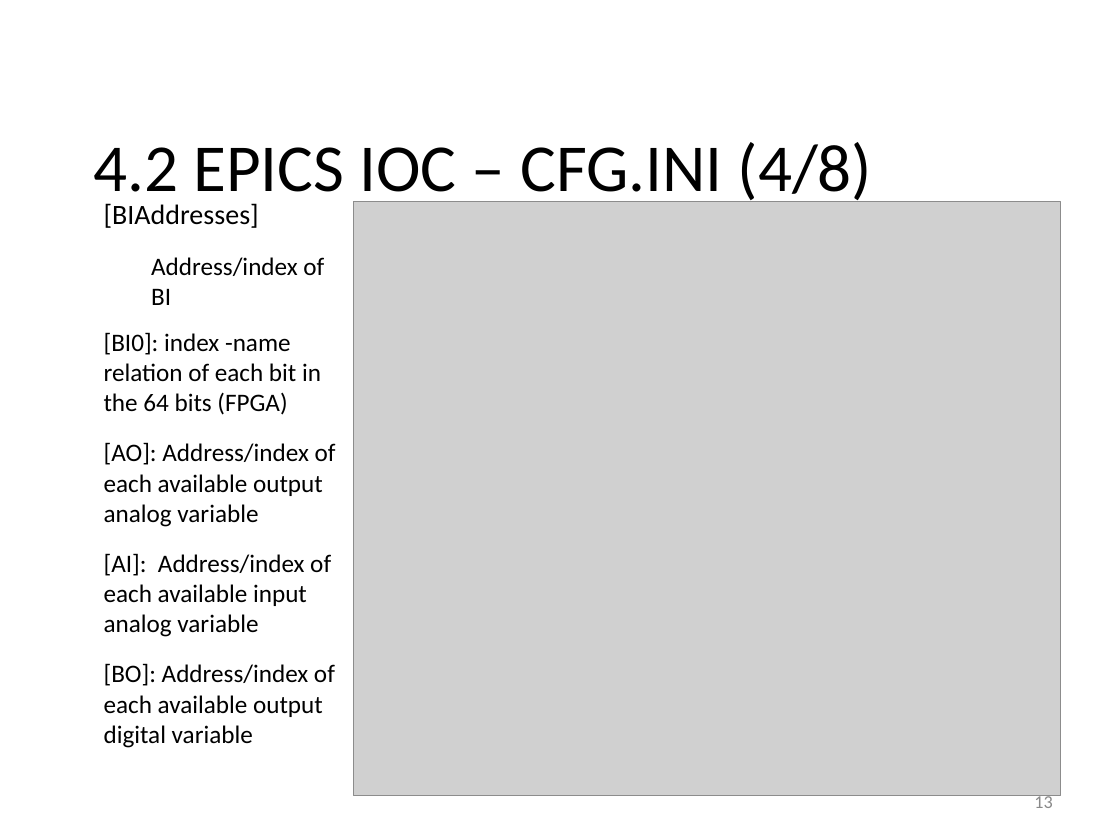
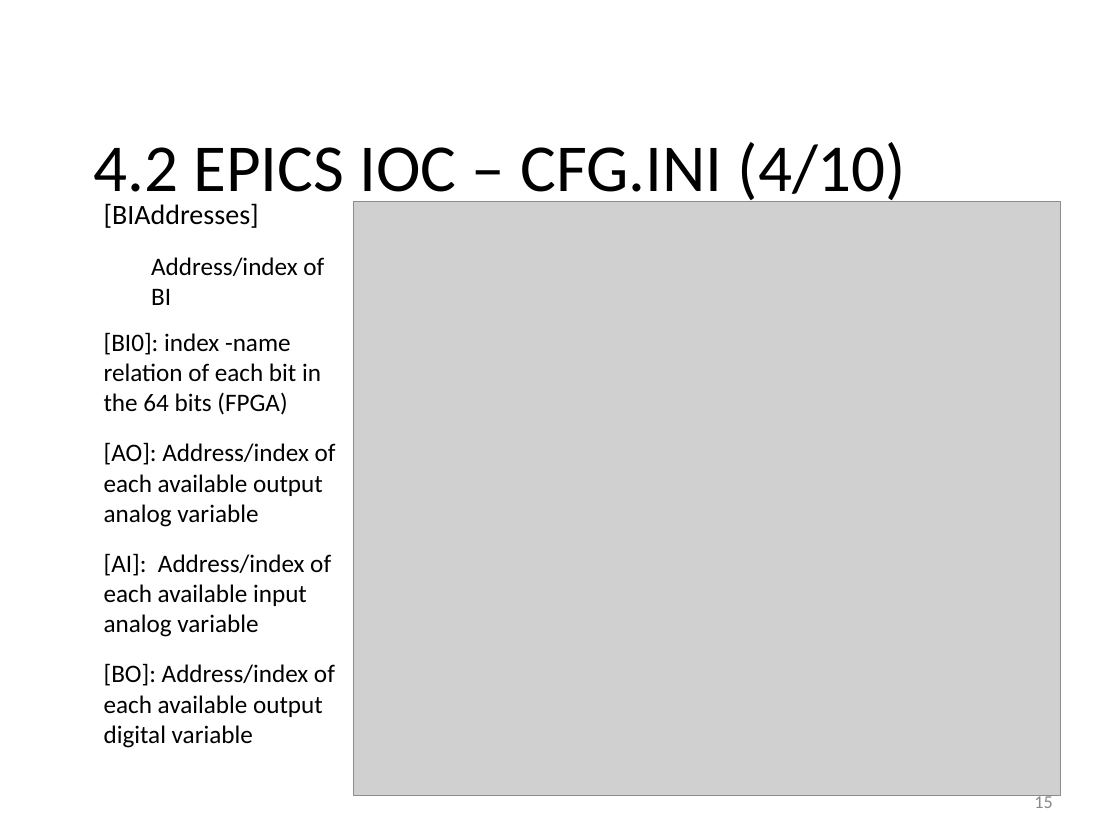
Before and after one commit to lnls-sol/project-nheengatu, a slide deck: slide 15 of docs/CRIO-EPICs-integration.odp (slide 13 before the commit). Drawn at 1120x840 pixels with LibreOffice and Linux fonts; fonts in the diff are those of the drawing; grey boxes stand for pictures; background and template pictures are left out. Boxes give left, top, right and bottom in pixels: in the first picture for what was removed or moved away, otherwise in the second. Text is boxed around its words. In the diff, an @@ line names an element or a change of style, - is before the commit and + after.

```diff
--- a/docs/CRIO-EPICs-integration.odp
+++ b/docs/CRIO-EPICs-integration.odp
@@ text at (93,142,907,208): text changed @@
-4.2 EPICS IOC – CFG.INI (4/8)
+4.2 EPICS IOC – CFG.INI (4/10)
@@ page number at (1034,793,1052,808): text changed @@
-13
+15
```
Also in this commit, not shown: 15 other slides changed, 8 slides added, 4 slides removed, 2 other files.
